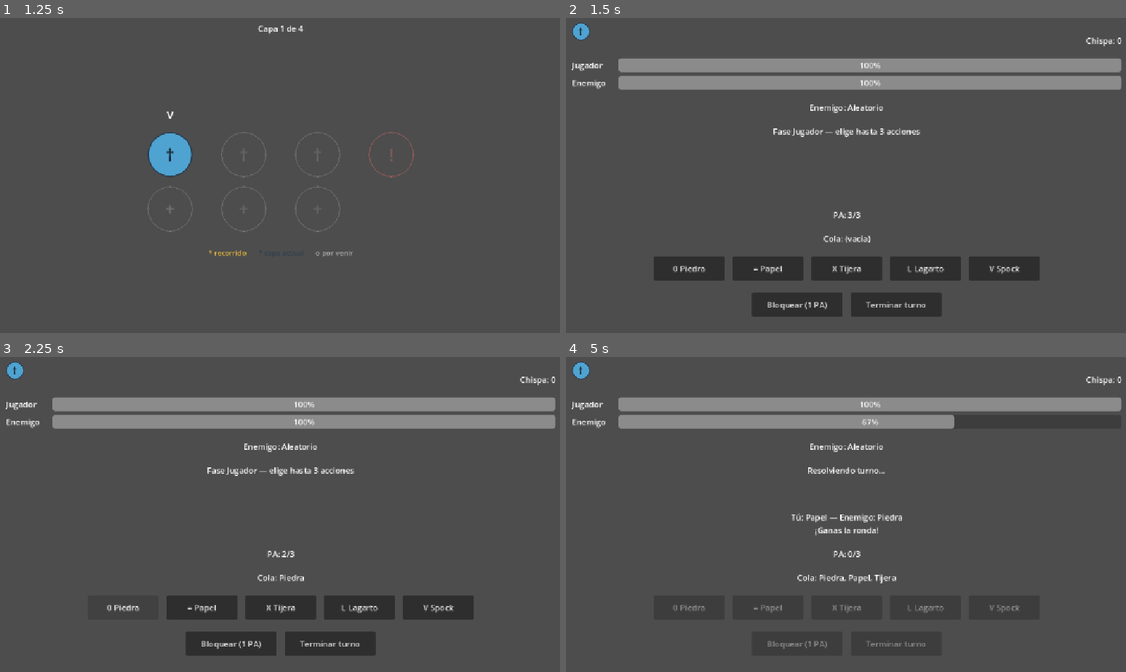
Above: before the commit, frames 1-4 (two rows, left to right).
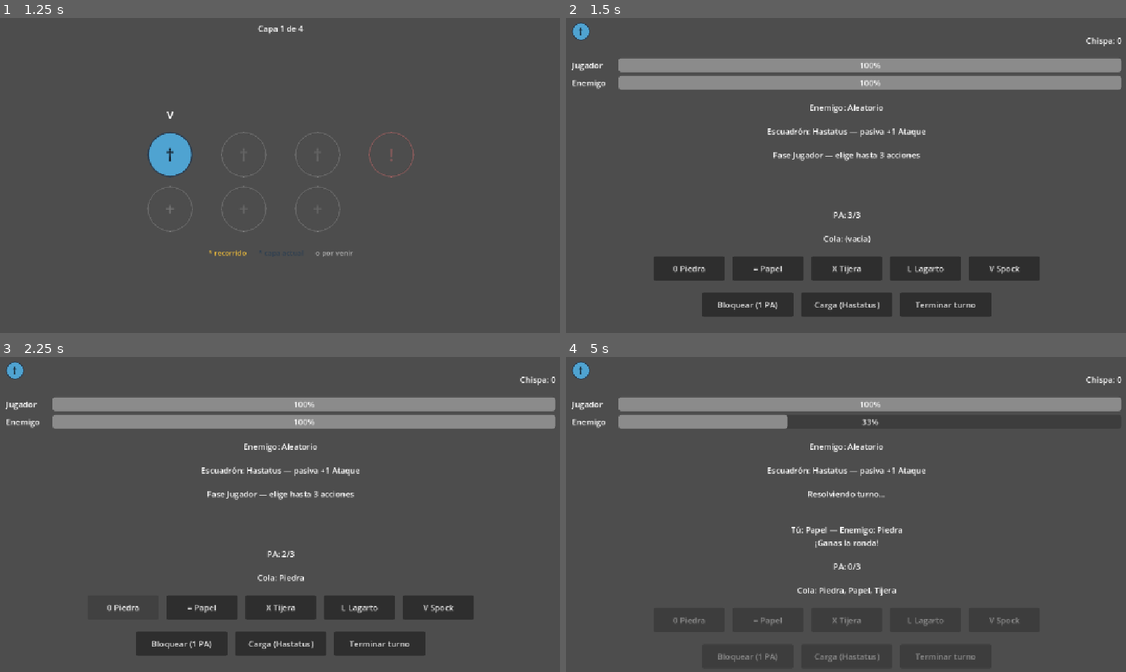
Above: after the commit, the same moments.

Repository: jolomoreno/rock-paper-scissor
Game: Godot game, scene res://scenes/main/hub.tscn
The game is run twice, just before and just after one commit, with the same random seed, the same clock (stepped at 60 frames per second) and the same inputs.
Inputs:
- Up to frame 1 (1.25 s): click "Empezar Run" at 0.5 s
- Up to frame 2 (1.5 s): click "†" at 1.25 s
- Up to frame 3 (2.25 s): click "0 Piedra" at 2 s
- Up to frame 4 (5 s): click "= Papel" at 2.75 s; click "X Tijera" at 3.5 s; tap Enter at 4.25 s

Frame 1 is identical in both runs. In frame 2, 2.5% of the frame differs, in the area x 24-76%, y 34-95%; in frame 3, 2.5%; in frame 4, 3.7%, in the area x 19-81%, y 18-97%.

Commit message:
Add a fixed recruit (Hastatus) to combat as SPQR prototype (Fase 7, point 2)
One always-present recruit contributing a passive (+1 damage on any winning
attack, hero's or its own) plus a "Carga" action that costs 1 PA and competes
with the hero's own attacks for the same pool. Forced enemy-side damage off
the old fixed -1 and into a real variable, which is what the passive needed
to have something to modify. Squad selection/economy deferred until the map
and shop nodes exist.

Diff:
--- a/scenes/combat/combat.tscn
+++ b/scenes/combat/combat.tscn
@@ -83,6 +83,12 @@
 horizontal_alignment = 1
 autowrap_mode = 3
 
+[node name="RecruitLabel" type="Label" parent="MarginContainer/VBoxContainer" unique_id=1956426971]
+unique_name_in_owner = true
+layout_mode = 2
+text = "Escuadrón: ?"
+horizontal_alignment = 1
+
 [node name="PhaseLabel" type="Label" parent="MarginContainer/VBoxContainer" unique_id=1394329542]
 unique_name_in_owner = true
 layout_mode = 2
@@ -160,6 +166,12 @@
 layout_mode = 2
 text = "Bloquear (1 PA)"
 
+[node name="RecruitActionButton" type="Button" parent="MarginContainer/VBoxContainer/SecondaryActionsContainer" unique_id=645108831]
+unique_name_in_owner = true
+custom_minimum_size = Vector2(180, 48)
+layout_mode = 2
+text = "Carga (Hastatus)"
+
 [node name="EndTurnButton" type="Button" parent="MarginContainer/VBoxContainer/SecondaryActionsContainer" unique_id=623283507]
 unique_name_in_owner = true
 custom_minimum_size = Vector2(180, 48)
--- a/scenes/combat/combat_manager.gd
+++ b/scenes/combat/combat_manager.gd
@@ -13,6 +13,10 @@
 const COMBAT_WIN_CHISPA_REWARD := 2
 const MAX_PA_PER_TURN := 3
 const BASE_DAMAGE := 1
+const BASE_ENEMY_DAMAGE := 1
+const RECRUIT_NAME := "Hastatus"
+const RECRUIT_ATTACK_BONUS := 1
+const RECRUIT_ACTION_CHOICE := CombatResolver.Choice.ROCK
 const CHOICE_NAMES := {
 	CombatResolver.Choice.ROCK: "Piedra",
 	CombatResolver.Choice.PAPER: "Papel",
@@ -48,6 +52,7 @@
 @onready var player_health_bar: ProgressBar = %PlayerHealthBar
 @onready var enemy_health_bar: ProgressBar = %EnemyHealthBar
 @onready var enemy_intent_label: Label = %EnemyIntentLabel
+@onready var recruit_label: Label = %RecruitLabel
 @onready var phase_label: Label = %PhaseLabel
 @onready var pa_label: Label = %PALabel
 @onready var queue_label: Label = %QueueLabel
@@ -59,6 +64,7 @@
 @onready var spock_button: Button = %SpockButton
 @onready var secondary_actions_container: HBoxContainer = %SecondaryActionsContainer
 @onready var block_button: Button = %BlockButton
+@onready var recruit_action_button: Button = %RecruitActionButton
 @onready var end_turn_button: Button = %EndTurnButton
 @onready var result_label: Label = %ResultLabel
 
@@ -94,7 +100,10 @@
 	lizard_button.pressed.connect(_on_action_button_pressed.bind(CombatResolver.Choice.LIZARD))
 	spock_button.pressed.connect(_on_action_button_pressed.bind(CombatResolver.Choice.SPOCK))
 	block_button.pressed.connect(_on_block_button_pressed)
+	recruit_action_button.pressed.connect(_on_recruit_action_button_pressed)
 	end_turn_button.pressed.connect(_on_end_turn_button_pressed)
+
+	recruit_label.text = "Escuadrón: %s — pasiva +%d Ataque" % [RECRUIT_NAME, RECRUIT_ATTACK_BONUS]
 
 	_update_pa_label()
 	_update_queue_label()
@@ -104,13 +113,19 @@
 func _on_action_button_pressed(choice: CombatResolver.Choice) -> void:
 	if current_phase != TurnPhase.PLAYER or player_pa <= 0:
 		return
-	_queue_action({"type": "attack", "choice": choice})
+	_queue_action({"type": "attack", "choice": choice, "source": "hero"})
 
 
 func _on_block_button_pressed() -> void:
 	if current_phase != TurnPhase.PLAYER or player_pa <= 0:
 		return
 	_queue_action({"type": "block"})
+
+
+func _on_recruit_action_button_pressed() -> void:
+	if current_phase != TurnPhase.PLAYER or player_pa <= 0:
+		return
+	_queue_action({"type": "attack", "choice": RECRUIT_ACTION_CHOICE, "source": "recruit"})
 
 
 func _on_end_turn_button_pressed() -> void:
@@ -139,7 +154,10 @@
 	var parts: Array[String] = []
 	for action: Dictionary in _queued_actions:
 		if action["type"] == "attack":
-			parts.append(CHOICE_NAMES[action["choice"]])
+			if action.get("source", "hero") == "recruit":
+				parts.append("Carga (%s)" % RECRUIT_NAME)
+			else:
+				parts.append(CHOICE_NAMES[action["choice"]])
 		else:
 			parts.append("Bloquear")
 	queue_label.text = "Cola: %s" % ", ".join(parts)
@@ -150,6 +168,10 @@
 		_blocking_next_loss = false
 		return int(floor(BASE_DAMAGE / 2.0))
 	return BASE_DAMAGE
+
+
+func _damage_dealt_on_win() -> int:
+	return BASE_ENEMY_DAMAGE + RECRUIT_ATTACK_BONUS
 
 
 func _start_enemy_phase() -> void:
@@ -181,6 +203,7 @@
 			continue
 
 		var player_choice: CombatResolver.Choice = action["choice"]
+		var is_recruit: bool = action.get("source", "hero") == "recruit"
 		var result: CombatResolver.Result = _resolver.resolve_round(player_choice, enemy_choice)
 
 		_last_player_choice = player_choice
@@ -188,13 +211,14 @@
 
 		match result:
 			CombatResolver.Result.WINS_A:
-				enemy_hp -= 1
+				enemy_hp -= _damage_dealt_on_win()
 			CombatResolver.Result.WINS_B:
 				player_hp -= _damage_taken_on_loss()
 
 		player_health_bar.value = player_hp
 		enemy_health_bar.value = enemy_hp
-		result_label.text = _describe_result(player_choice, enemy_choice, result)
+		var attacker_name := RECRUIT_NAME if is_recruit else "Tú"
+		result_label.text = _describe_result(player_choice, enemy_choice, result, attacker_name)
 		round_resolved.emit(player_choice, enemy_choice, result)
 
 		if player_hp <= 0 or enemy_hp <= 0:
@@ -256,8 +280,8 @@
 	]
 
 
-func _describe_result(player_choice: CombatResolver.Choice, enemy_choice: CombatResolver.Choice, result: CombatResolver.Result) -> String:
-	var line := "Tú: %s — Enemigo: %s" % [CHOICE_NAMES[player_choice], CHOICE_NAMES[enemy_choice]]
+func _describe_result(player_choice: CombatResolver.Choice, enemy_choice: CombatResolver.Choice, result: CombatResolver.Result, attacker_name: String = "Tú") -> String:
+	var line := "%s: %s — Enemigo: %s" % [attacker_name, CHOICE_NAMES[player_choice], CHOICE_NAMES[enemy_choice]]
 	match result:
 		CombatResolver.Result.DRAW:
 			return line + "\nEmpate."
@@ -277,6 +301,7 @@
 	lizard_button.disabled = not buttons_enabled
 	spock_button.disabled = not buttons_enabled
 	block_button.disabled = not buttons_enabled
+	recruit_action_button.disabled = not buttons_enabled
 	end_turn_button.disabled = not buttons_enabled
 	match phase:
 		TurnPhase.PLAYER:
Not shown, changed: README.md
Not shown, changed: ROADMAP.md
